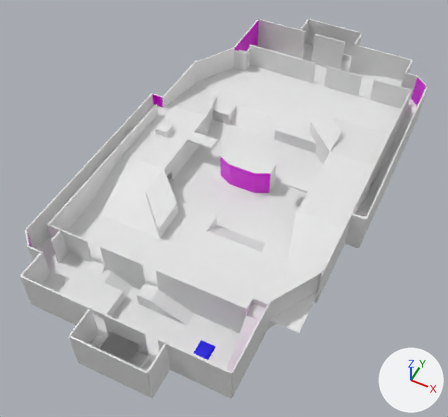
A saved change to the glTF model Assets/World/LevelModules/CanvasMap.glb.
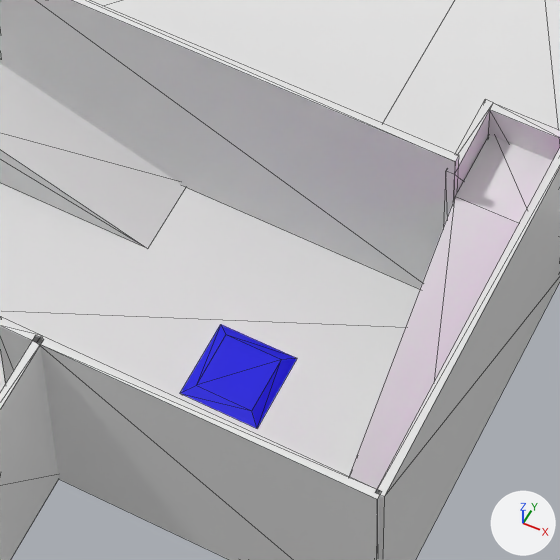
The first picture shows the older version from a camera (50 mm lens) standing at (26.1, -60.0, 66.5) and looking at (-1.3, -5.3, -1.8). The close-ups show both versions on the part from 35% to 60% of the width and 67% to 92% of the height of that picture; other places that the commit changed are outside them. The lights are fixed; the arrows at lower right show +X, +Y and +Z. The close-ups show mesh edges as thin lines. Where no turn or scale is listed for an object, it has been applied to the vertices.

Before the edit, the objects in view are built like this:
```python
me_cube_103 = bpy.data.meshes.new('Cube.103')
me_cube_103.from_pydata(...)  # 8 vertices, 12 faces; spans x -0.11..0.11, y -1.05..1.05, z -2.01..2.01
me_cube_107 = bpy.data.meshes.new('Cube.107')
me_cube_107.from_pydata([(4.75, 1.0, -1.0), (-0.25, 1.0, 1.0), (-0.25, -1.0, 1.0), (4.75, -1.0, -1.0), (-2.25, -1.0, 1.0), (-2.25, -1.0, -1.0), (-2.25, 1.0, 1.0), (-2.25, 1.0, -1.0)], [], [(0, 1, 2), (0, 2, 3), (3, 2, 4), (3, 4, 5), (5, 4, 6), (5, 6, 7), (4, 2, 1), (4, 1, 6)])
me_cube_190 = bpy.data.meshes.new('Cube.190')
me_cube_190.from_pydata(...)  # 34 vertices, 43 faces; spans x -11.0..13.0, y -8.4..5.6, z -1.2..0.8
ob_cube_052 = bpy.data.objects.new('Cube.052', me_cube_103)
ob_cube_052.location = (10.87, -23.05, 3.49)
ob_cube_059 = bpy.data.objects.new('Cube.059', me_cube_190)
ob_cube_059.location = (4.0, -15.65, 1.24)
ob_cube_061 = bpy.data.objects.new('Cube.061', me_cube_107)
ob_cube_061.location = (-0.75, -24.99, 1.0)
# also in view: 'Plane.003' at (4.0, -28.0, 0.0); 'Cube.019' at (8.5, -32.0, 3.0); 'Cube.020' at (5.0, -34.0, 3.0); 'Cube.063' at (13.0, -27.0, 3.0); 'Cube.053' at (12.0, -22.1, 3.5)
```
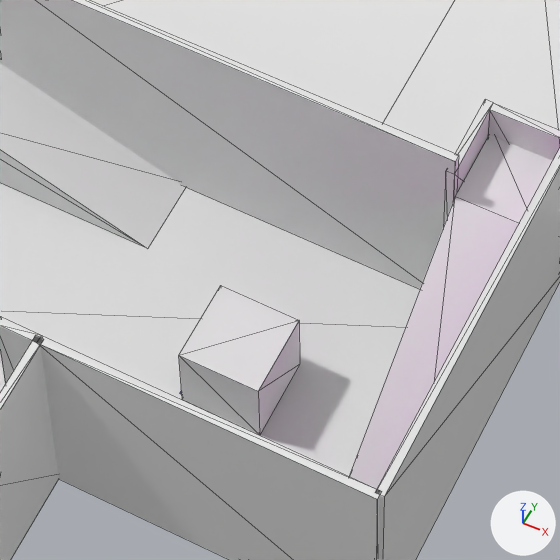
Changed parts and their boxes (x1, y1, x2, y2) in the close-ups (560 x 560 px):
'SO_FLAG_DELIVERY_POINT_TEAM0_INCLUDEMESH', added: after (179, 286, 300, 435)
'SO_FLAG_DELIVERY_POINT1', unchanged, covered by the edit: before (180, 324, 297, 428)

What changed in the scene script:
```text
Add me_cube_033:
    me_cube_033.from_pydata(...)  # a box spanning x -1.0..1.0, y -1.0..1.0, z -1.0..1.0
Add ob_so_flag_delivery_point_team0_includemesh:
    ob_so_flag_delivery_point_team0_includemesh = bpy.data.objects.new('SO_FLAG_DELIVERY_POINT_TEAM0_INCLUDEMESH', me_cube_033)
    ob_so_flag_delivery_point_team0_includemesh.location = (7.65, -28.16, 1.1)
```
